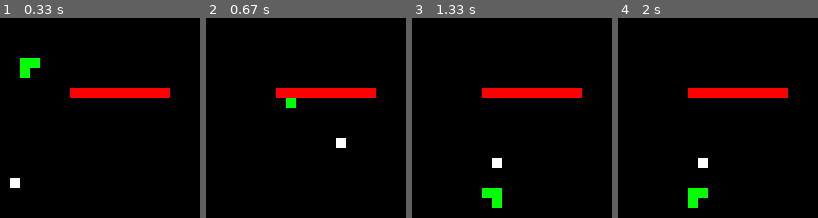
Above: before the commit, frames 1-4 (left to right).
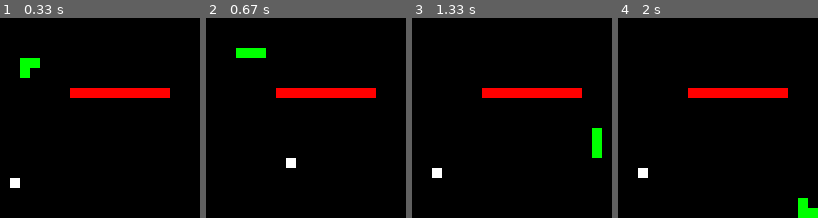
Above: after the commit, the same moments.

Repository: rajatdiptabiswas/snake-pygame
Game: pygame game, started from main.py
Two runs of this game, one before a commit and one after it. Both use one fixed random seed, a clock stepped at 60 frames per second and the inputs below.
Inputs:
- Up to frame 1 (0.33 s): no input
- Up to frame 2 (0.67 s): no input
- Up to frame 3 (1.33 s): no input
- Up to frame 4 (2 s): no input

Frame 1 is identical in both runs. In frame 2, 1.5% of the frame differs, in the area x 15-70%, y 15-75%; in frame 3, 2.0%, in the area x 10-95%, y 55-95%; in frame 4, 2.0%.

Commit message:
! Parandused ! * Seina vastu minnes kaotatakse punkte

Diff:
--- a/Snake_Game.py
+++ b/Snake_Game.py
@@ -5,16 +5,6 @@
 import math
 
 import pygame, sys, time, random, numpy as np
-
-# # Checks for errors encountered
-#     check_errors = pygame.init()
-#     # pygame.init() example output -> (6, 0)
-#     # second number in tuple gives number of errors
-#     if check_errors[1] > 0:
-#         print(f'[!] Had {check_errors[1]} errors when initialising game, exiting...')
-#         sys.exit(-1)
-#     else:
-#         print('[+] Game successfully initialised')
 
 # Difficulty settings
 # Easy      ->  10
--- a/jooksuta_mang.py
+++ b/jooksuta_mang.py
@@ -2,11 +2,11 @@
 from FF_narvivork import *
 
 def jooksuta_mang_AI(game_window, fps_controller, weights):
+    global wall_body
     max_score = 0
-    avg_score = 0
     test_mange = 1
     score1 = 0
-    samme_mangu_kohta = 1000
+    samme_mangu_kohta = 250
     score2 = 0
 
     for _ in range(test_mange):
@@ -20,7 +20,6 @@
                 snake_body)
             nurk, ussi_suuna_siht, toidu_suuna_siht_normaliseeritud, ussi_suuna_siht_normaliseeritud = get_nurk_toiduga(
                 snake_body, food_pos)
-            ennustused = []
             ennustatud_suund = np.argmax(np.array(forward_propagation(np.array(
                 [on_vasakul_blokk, on_ees_blokk, on_paremal_blokk, toidu_suuna_siht_normaliseeritud[0],
                  ussi_suuna_siht_normaliseeritud[0], toidu_suuna_siht_normaliseeritud[1],
@@ -42,7 +41,8 @@
 
             jargmine_samm = snake_body[0] + hetke_suuna_siht
             if aare_puutumine(snake_body[0]) == 1 or \
-                    enda_puutumine(jargmine_samm.tolist(), snake_body) == 1:
+                    enda_puutumine(jargmine_samm.tolist(), snake_body) == 1 or \
+                    seina_puutumine(jargmine_samm, wall_body):
                 score1 += -150
                 break
 
--- a/main.py
+++ b/main.py
@@ -17,32 +17,32 @@
 
 datetimeCurr = str(time.strftime("%Y%m%d-%H%M%S"))
 
-num_parents_mating = (int)(crossover_protsent * sol_per_pop)  # has to be even
-num_weights = n_x * n_h + n_h * n_h2 + n_h2 * n_y
+sigimis_vanemate_arv = (int)(crossover_protsent * sol_per_pop)  # has to be even
+kaalude_arv = n_x * n_h + n_h * n_h2 + n_h2 * n_y
 max_fitness = []
 
 # Defining the population size.
-pop_size = (sol_per_pop, num_weights)
+pop_size = (sol_per_pop, kaalude_arv)
 # Creating the initial population.
-new_population = np.random.choice(np.arange(-1, 1, step=0.01), size=pop_size, replace=True)
+uus_populatsioon = np.random.choice(np.arange(-1, 1, step=0.01), size=pop_size, replace=True)
 
 
 for generation in range(generatsioonide_arv):
-    print('##############        GENERATION ' + str(generation)+ '  ###############' )
+    print('##############        GENERATSIOON ' + str(generation)+ '  ###############' )
 
     # Measuring the fitness of each chromosome in the population.
-    fitness = arvuta_populatsiooni_fitness(new_population)
+    fitness = arvuta_populatsiooni_fitness(uus_populatsioon)
     max_fitness.append(np.max(fitness))
-    print('#######  fittest chromosome in generation ' + str(generation) + ' is having fitness value:  ', np.max(fitness))
+    print('#######  parimal kromosoomil generatsioonis ' + str(generation) + ' on fitness väärtus:  ', np.max(fitness))
 
     # Selecting the best parents in the population for mating.
-    parents = vali_sigimis_hulk(new_population, fitness, num_parents_mating)
+    vanemad = vali_sigimis_hulk(uus_populatsioon, fitness, sigimis_vanemate_arv)
     # Generating next generation using crossover.
-    offspring_crossover = crossover(parents, jarglase_suurus=(pop_size[0] - parents.shape[0], num_weights))
+    jarglaste_crossover = crossover(vanemad, jarglase_suurus=(pop_size[0] - vanemad.shape[0], kaalude_arv))
     # Adding some variations to the offsrping using mutation.
-    offspring_mutation = mutatsioon(offspring_crossover, mutatsiooni_intensiivsus)
+    jarglaste_mutatsioon = mutatsioon(jarglaste_crossover, mutatsiooni_intensiivsus)
     # Creating the new population based on the parents and offspring.
-    new_population[0:parents.shape[0], :] = parents
-    new_population[parents.shape[0]:, :] = offspring_mutation
+    uus_populatsioon[0:vanemad.shape[0], :] = vanemad
+    uus_populatsioon[vanemad.shape[0]:, :] = jarglaste_mutatsioon
 
 gen_count = list(range(1, generatsioonide_arv + 1))
Not shown, added: illustrations/ussimang.mp4
